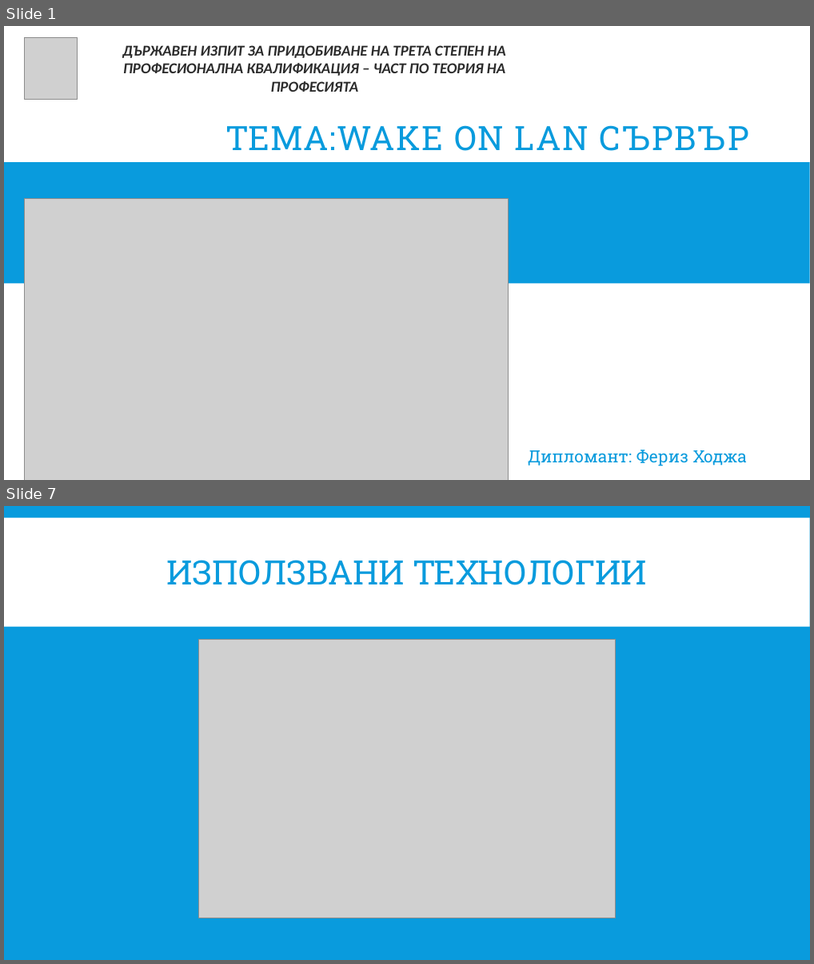
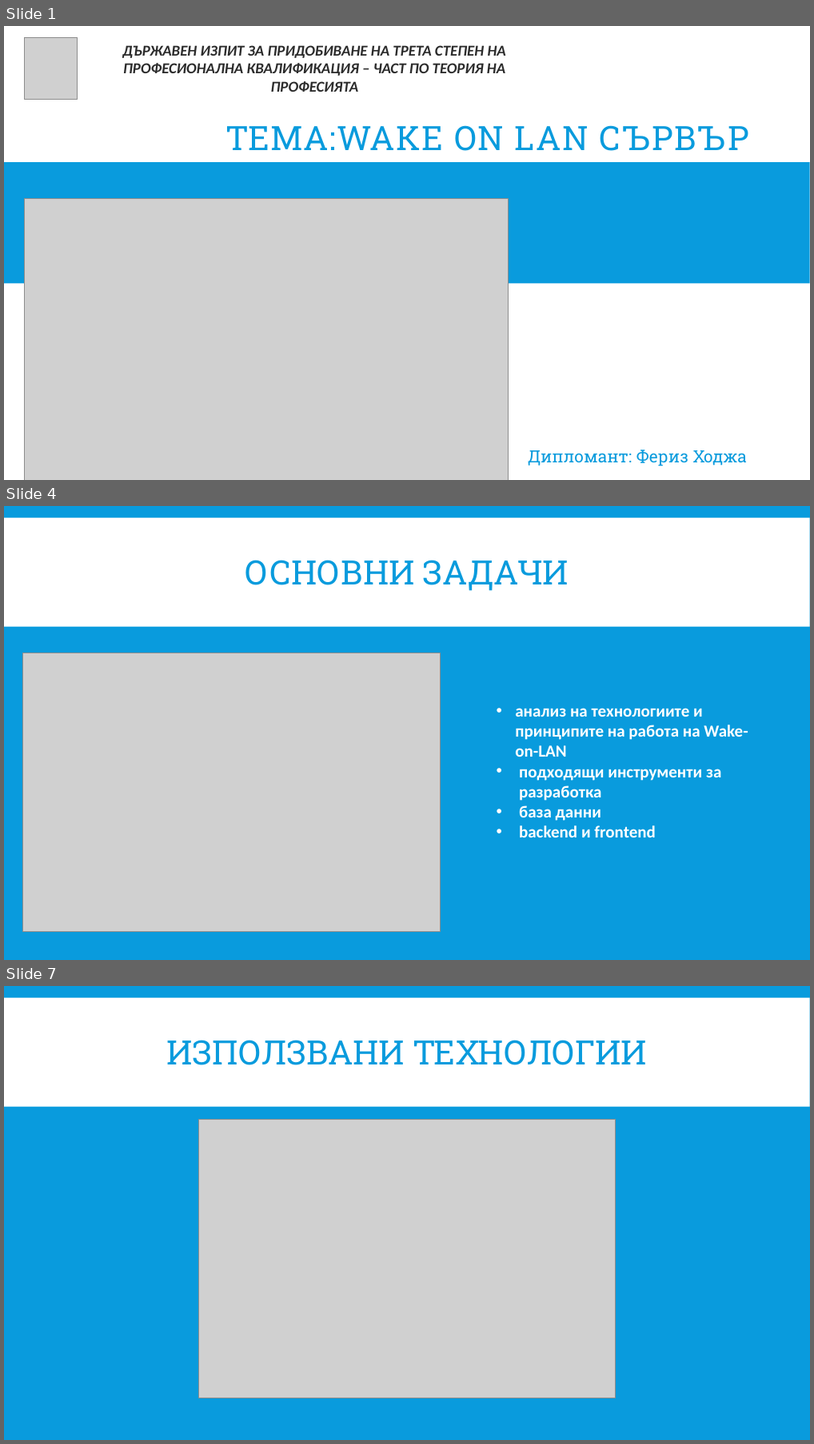
Before and after one commit to pgee-dzi2024/ThemeSP_2607, a slide deck: DR/защита.pptx. Shown one above the other, each under a label of ours: slides 1 and 7 before the commit, slides 1, 4 and 7 after it; the slides between them are not shown. The pictures are 814x964 and 814x1444 pixels, drawn with LibreOffice and Linux fonts; fonts in the diff are those of the drawing; grey boxes stand for pictures. Boxes give left, top, right and bottom in pixels: in the first picture for what was removed or moved away, otherwise in the second. Text is boxed around its words. In the diff, an @@ line names an element or a change of style, - is before the commit and + after.

```diff
--- a/DR/защита.pptx
+++ b/DR/защита.pptx
@@ slide 4 added at (4, 506, 810, 960), background #099BDD; not listed: 1 template element that a slide beside it also shows @@
@@ title added at (246, 560, 569, 591), 40 pt, text #099BDD @@
+ОСНОВНИ ЗАДАЧИ
@@ picture added at (22, 652, 440, 931) @@
@@ text added at (515, 708, 748, 837), 20 pt, text #FFFFFF, bold @@
+• анализ на технологиите и принципите на работа на Wake-on-LAN
+• подходящи инструменти за разработка
+• база данни
+• backend и frontend
```
Also in this commit, not shown: 2 slides changed, 2 other slides added, 3 slides removed.
